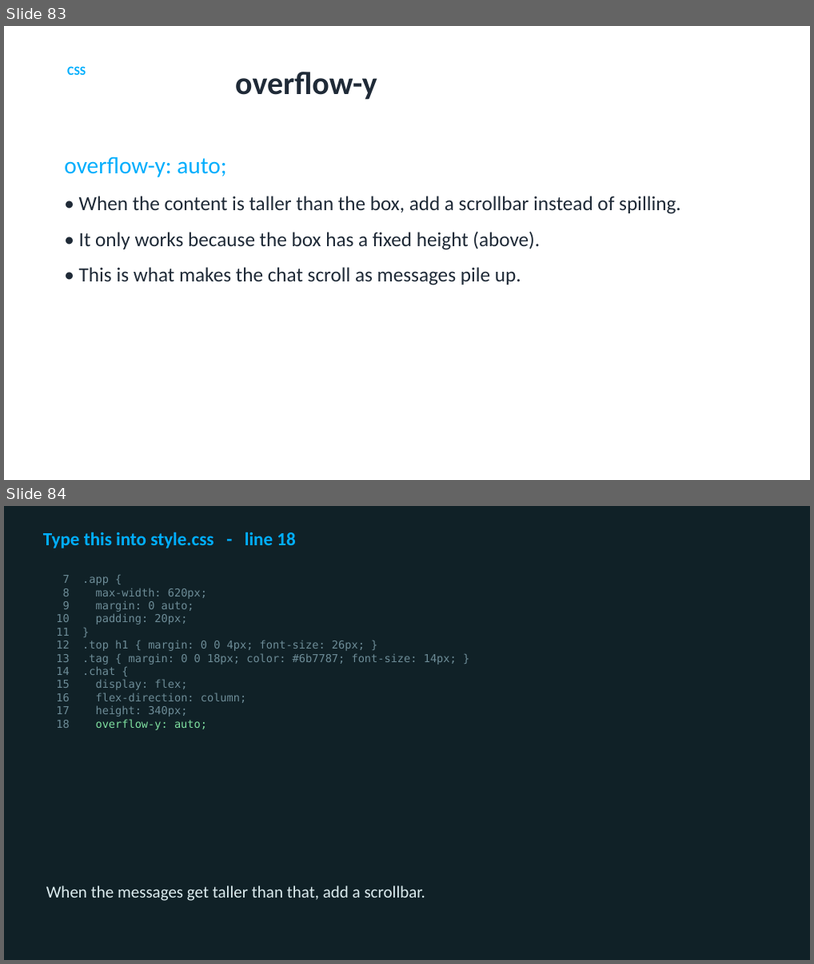
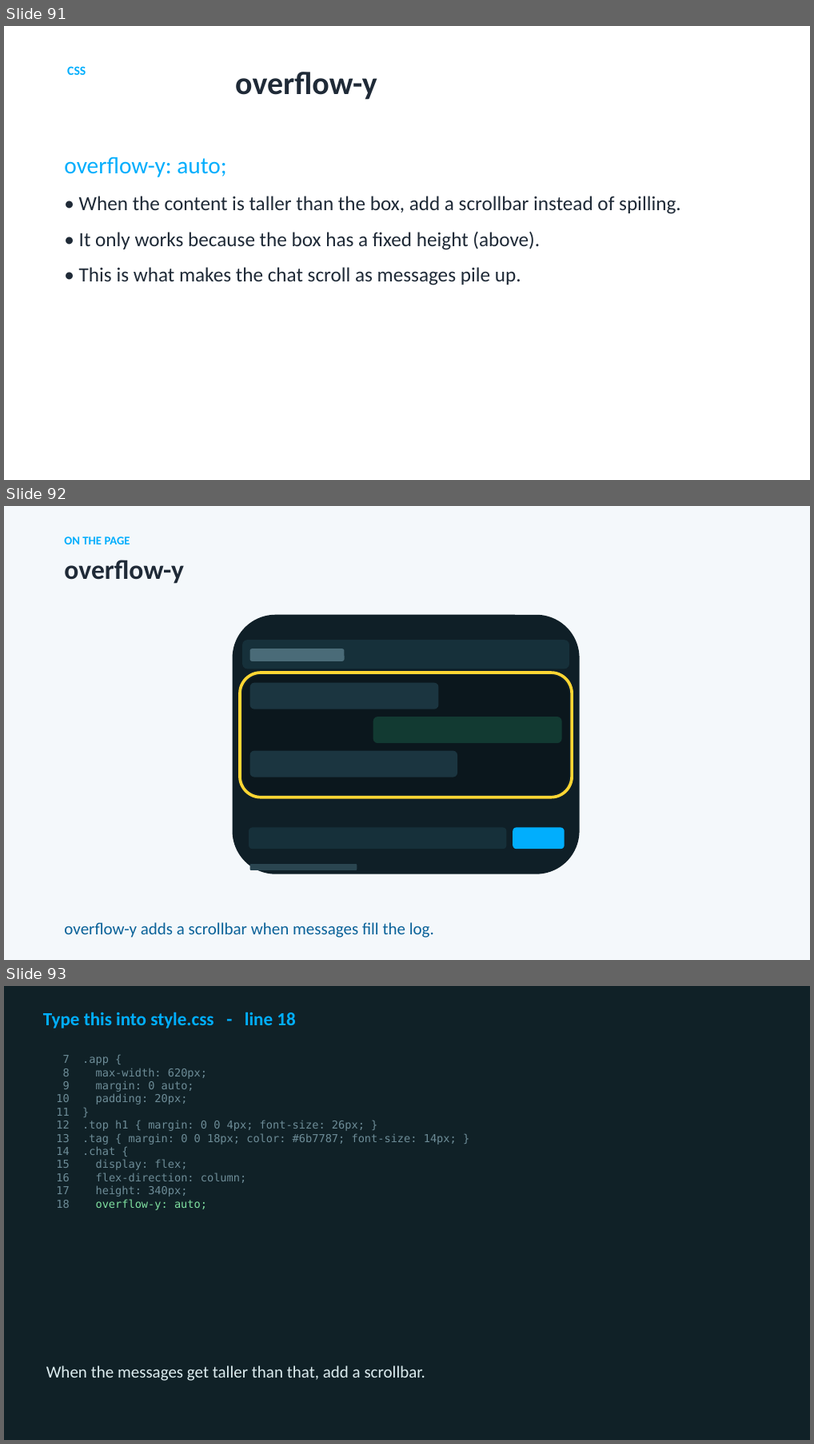
Before and after one commit to utgapps/utgapps.github.io, a slide deck: ai101/slides/week-07.pptx. Shown one above the other, each under a label of ours: slides 83 and 84 before the commit, slides 91, 92 and 93 after it. The pictures are 814x964 and 814x1444 pixels, drawn with LibreOffice and Linux fonts; fonts in the diff are those of the drawing. Boxes give left, top, right and bottom in pixels: in the first picture for what was removed or moved away, otherwise in the second. Text is boxed around its words. In the diff, an @@ line names an element or a change of style, - is before the commit and + after.

```diff
--- a/ai101/slides/week-07.pptx
+++ b/ai101/slides/week-07.pptx
@@ slide 92 added at bbox=[4, 506, 810, 960], background #F4F8FB @@
@@ text added at bbox=[64, 536, 130, 544], 14 pt, text #01AEFD, bold @@
+ON THE PAGE
@@ text added at bbox=[64, 560, 184, 584], 32 pt, text #1F2A37, bold @@
+overflow-y
@@ rounded rectangle added at bbox=[233, 615, 580, 874], fill #0F1F27 @@
@@ rounded rectangle added at bbox=[242, 640, 570, 668], fill #16303A @@
@@ rounded rectangle added at bbox=[250, 648, 345, 661], fill #4A6B78 @@
@@ rounded rectangle added at bbox=[240, 672, 572, 797], outline #FFD633 3.5 pt @@
@@ rounded rectangle added at bbox=[242, 675, 570, 795], fill #0B171D @@
@@ rounded rectangle added at bbox=[250, 683, 439, 709], fill #1B3540 @@
@@ rounded rectangle added at bbox=[374, 716, 562, 743], fill #123A32 @@
@@ rounded rectangle added at bbox=[250, 751, 458, 777], fill #1B3540 @@
@@ rounded rectangle added at bbox=[249, 828, 506, 848], fill #16303A @@
@@ rounded rectangle added at bbox=[514, 828, 565, 848], fill #01AEFD @@
@@ rounded rectangle added at bbox=[250, 864, 358, 869], fill #2A4550 @@
@@ text added at bbox=[64, 922, 434, 937], 20 pt, text #0A6299 @@
+overflow-y adds a scrollbar when messages fill the log.
@@ what was slide 83 is now slide 91 @@
@@ what was slide 84 is now slide 93 @@
```
Also in this commit, not shown: 8 other slides added, 32 other files.
